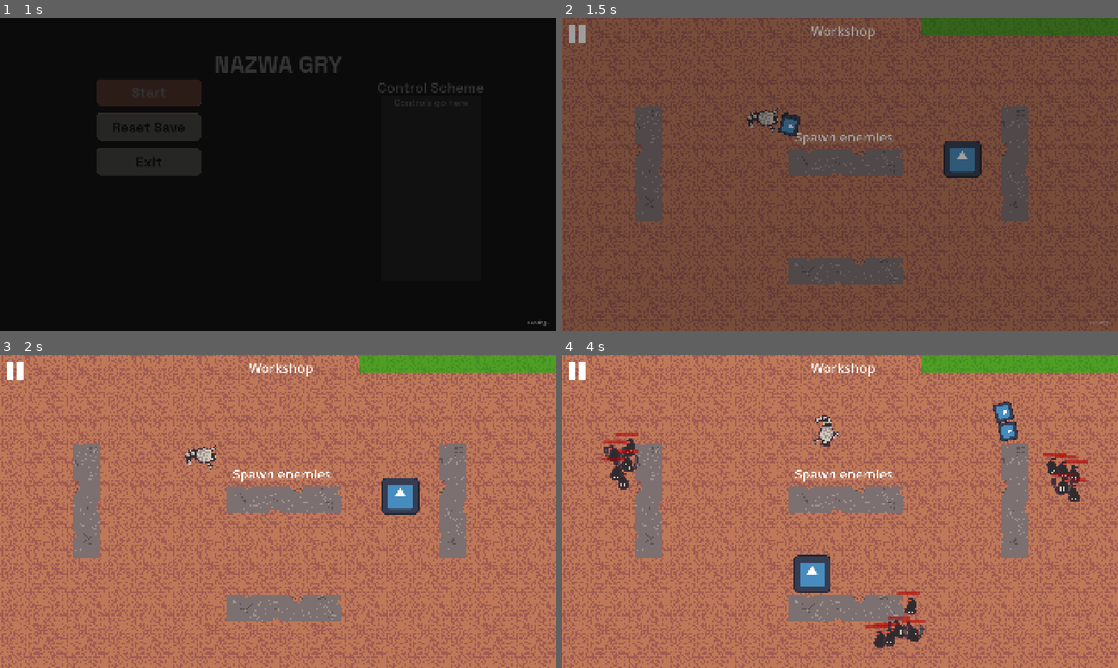
Above: before the commit, frames 1-4 (two rows, left to right).
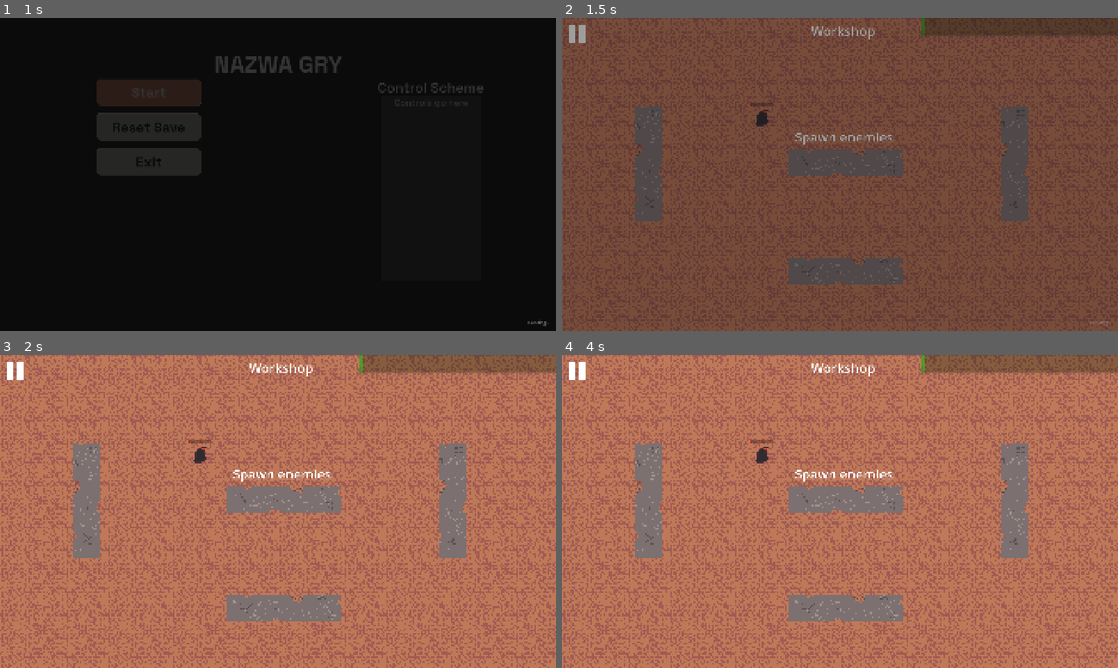
Above: after the commit, the same moments.

Repository: MagmutC3/418GC
Game: Godot game, scene res://Scenes/MainMenu/MainMenu.tscn
Two runs of this game, one before a commit and one after it. Both use one fixed random seed, a clock stepped at 60 frames per second and the inputs below. The engine's default icon, where the game draws it, is replaced by a stand-in: a white triangle on a blue panel in a dark square. Sound files missing from this copy of the repository are replaced by a short silence.
Inputs (mouse positions are in pixels of both pictures, inside the frame that each line leads up to):
- Up to frame 1 (1 s): click "Start" at 0.5 s
- Up to frame 2 (1.5 s): tap Enter (ui_accept) at 1.25 s; move the mouse to (962, 158) at 1.27 s; hold Right (ui_right) from 1.28 s (still down); click (962, 158) at 1.35 s
- Up to frame 3 (2 s): keep holding Right (ui_right); tap Enter (ui_accept) at 1.52 s
- Up to frame 4 (4 s): move the mouse to (728, 527) at 2.02 s; release Right (ui_right) at 2.03 s; hold Down (ui_down) 2.03-2.78 s; click (728, 527) at 2.1 s; tap Enter (ui_accept) at 2.27, 3.77 s; move the mouse to (895, 442) at 2.77 s; hold Right (ui_right) 2.78-3.53 s; tap 1 at 2.85 s; click (895, 442) at 3.05 s; move the mouse to (812, 574) at 3.52 s; hold Up (ui_up) from 3.53 s (still down); tap 2 at 3.6 s; click (812, 574) at 3.8 s

Frame 1 is identical in both runs. In frame 2, 3.3% of the frame differs, in the area x 33-100%, y 0-52%; in frame 3, 3.1%; in frame 4, 5.5%, in the area x 7-100%, y 0-94%.
Error after the commit: Parse Error: Could not resolve class "Enemy". (res://Objects/Enemies/enemy_rubbish_small.gd:1)

Commit message:
spike effects

Diff:
--- a/Objects/Character/Character.tscn
+++ b/Objects/Character/Character.tscn
@@ -136,7 +136,7 @@
 stream_2/stream = ExtResource("12_7nuro")
 
 [node name="Character" type="CharacterBody2D" groups=["MAIN_CHARACTER"]]
-collision_mask = 2
+collision_mask = 6
 script = ExtResource("1_3btn0")
 
 [node name="MovementBehaviour" type="Node" parent="."]
@@ -191,36 +191,37 @@
 [node name="Scope" type="Node" parent="Weapon"]
 script = ExtResource("15_sav76")
 
-[node name="GunModifierTemplate" parent="Weapon/Scope" instance=ExtResource("18_8vdmj")]
+[node name="SpikeModifier" parent="Weapon/Scope" instance=ExtResource("14_iouyi")]
 
 [node name="Barrel" type="Node" parent="Weapon"]
 script = ExtResource("16_670m3")
 
-[node name="GunModifierTemplate" parent="Weapon/Barrel" instance=ExtResource("18_8vdmj")]
+[node name="SpikeModifier" parent="Weapon/Barrel" instance=ExtResource("14_iouyi")]
 
 [node name="Attachment" type="Node" parent="Weapon"]
 script = ExtResource("17_btp4e")
 
-[node name="GunModifierTemplate" parent="Weapon/Attachment" instance=ExtResource("18_8vdmj")]
+[node name="SpikeModifier" parent="Weapon/Attachment" instance=ExtResource("14_iouyi")]
 
 [node name="Stock" type="Node" parent="Weapon"]
 script = ExtResource("14_670m3")
 
-[node name="GunModifierTemplate" parent="Weapon/Stock" instance=ExtResource("18_8vdmj")]
+[node name="SpikeModifier" parent="Weapon/Stock" instance=ExtResource("14_iouyi")]
 
 [node name="Magazine" type="Node" parent="Weapon"]
 script = ExtResource("19_o7xpd")
 
-[node name="GunModifierTemplate" parent="Weapon/Magazine" instance=ExtResource("18_8vdmj")]
+[node name="SpikeModifier" parent="Weapon/Magazine" instance=ExtResource("14_iouyi")]
 
 [node name="Trigger" type="Node" parent="Weapon"]
 script = ExtResource("20_iouyi")
 
-[node name="GunModifierTemplate" parent="Weapon/Trigger" instance=ExtResource("18_8vdmj")]
+[node name="SpikeModifier" parent="Weapon/Trigger" instance=ExtResource("14_iouyi")]
 
 [node name="BulletSpawnPoint" type="Marker2D" parent="."]
-
-[node name="ActiveEffects" type="Node" parent="."]
+position = Vector2(100, 0)
+
+[node name="ActiveEffects" type="Node2D" parent="."]
 
 [node name="Bullets" type="Node" parent="."]
 
--- /dev/null
+++ b/Objects/Effects/spike_active_knockback.gd
@@ -0,0 +1,10 @@
+extends Area2D
+
+@export var strength : int = 3
+
+func _physics_process(delta: float) -> void:
+	pass
+	#self.global_position = get_parent().get_parent().global_position
+
+func on_enter(body):
+	body.push = (body.global_position - global_position).normalized() * 1000 * strength
--- /dev/null
+++ b/Objects/Effects/spike_active_knockback.tscn
@@ -0,0 +1,33 @@
+[gd_scene load_steps=5 format=3 uid="uid://sa7oa52varue"]
+
+[ext_resource type="Script" uid="uid://d0d0pkq4sboca" path="res://Objects/Effects/spike_active_knockback.gd" id="1_diep1"]
+[ext_resource type="Texture2D" uid="uid://bghlf5yi20pxk" path="res://icon.svg" id="1_qw4yd"]
+
+[sub_resource type="SpriteFrames" id="SpriteFrames_diep1"]
+animations = [{
+"frames": [{
+"duration": 1.0,
+"texture": ExtResource("1_qw4yd")
+}],
+"loop": true,
+"name": &"default",
+"speed": 5.0
+}]
+
+[sub_resource type="CircleShape2D" id="CircleShape2D_sdud1"]
+radius = 160.0
+
+[node name="SpikeActiveKnockback" type="Area2D"]
+collision_layer = 0
+collision_mask = 4
+script = ExtResource("1_diep1")
+
+[node name="AnimatedSprite2D" type="AnimatedSprite2D" parent="."]
+z_index = -1
+scale = Vector2(2, 2)
+sprite_frames = SubResource("SpriteFrames_diep1")
+
+[node name="CollisionShape2D" type="CollisionShape2D" parent="."]
+shape = SubResource("CircleShape2D_sdud1")
+
+[connection signal="body_entered" from="." to="." method="on_enter"]
--- /dev/null
+++ b/Objects/Effects/spike_knockback.gd
@@ -0,0 +1,11 @@
+extends ShapeCast2D
+
+@export var strength : int = 10
+
+func _physics_process(delta: float) -> void:
+	force_shapecast_update()
+	for i in range(get_collision_count()):
+		get_collider(i).push = (get_collider(i).global_position - global_position).normalized() * 1000 * strength
+		print(get_collider(i).push)
+
+	queue_free()
--- /dev/null
+++ b/Objects/Effects/spike_knockback.tscn
@@ -0,0 +1,29 @@
+[gd_scene load_steps=5 format=3 uid="uid://bafpelpmbv1qc"]
+
+[ext_resource type="Script" uid="uid://c8gxmiujvt17m" path="res://Objects/Effects/spike_knockback.gd" id="1_fe4ft"]
+[ext_resource type="Texture2D" uid="uid://bghlf5yi20pxk" path="res://icon.svg" id="2_ya00e"]
+
+[sub_resource type="RectangleShape2D" id="RectangleShape2D_7ox4a"]
+size = Vector2(200, 200)
+
+[sub_resource type="SpriteFrames" id="SpriteFrames_gjtia"]
+animations = [{
+"frames": [{
+"duration": 1.0,
+"texture": ExtResource("2_ya00e")
+}],
+"loop": true,
+"name": &"default",
+"speed": 5.0
+}]
+
+[node name="SpikeKnockback" type="ShapeCast2D"]
+shape = SubResource("RectangleShape2D_7ox4a")
+target_position = Vector2(640, 0)
+collision_mask = 4
+script = ExtResource("1_fe4ft")
+
+[node name="AnimatedSprite2D" type="AnimatedSprite2D" parent="."]
+position = Vector2(256, 0)
+scale = Vector2(5, 1)
+sprite_frames = SubResource("SpriteFrames_gjtia")
--- a/Objects/Enemies/GigaRubbish.tscn
+++ b/Objects/Enemies/GigaRubbish.tscn
@@ -64,8 +64,10 @@
 
 [node name="GigaRubbish" type="CharacterBody2D" groups=["ENEMY"]]
 collision_layer = 4
-collision_mask = 7
+collision_mask = 3
 script = ExtResource("1_14e5n")
+health = 2.0
+movementSpeed = 100.0
 
 [node name="CollisionShape2D" type="CollisionShape2D" parent="."]
 position = Vector2(1.5, -4)
--- a/Objects/Enemies/SmallRubbish.tscn
+++ b/Objects/Enemies/SmallRubbish.tscn
@@ -47,8 +47,10 @@
 
 [node name="SmallRubbish" type="CharacterBody2D" groups=["ENEMY"]]
 collision_layer = 4
-collision_mask = 7
+collision_mask = 3
 script = ExtResource("1_s4hkw")
+health = 2.0
+movementSpeed = 100.0
 
 [node name="CollisionShape2D" type="CollisionShape2D" parent="."]
 position = Vector2(1, -5)
--- a/Objects/Enemies/enemy_rubbish_giga.gd
+++ b/Objects/Enemies/enemy_rubbish_giga.gd
@@ -3,7 +3,10 @@
 @onready var agent: NavigationAgent2D = $NavigationAgent2D
 @onready var sprite: AnimatedSprite2D = $Sprite2D
 var player: Node2D
+var push: Vector2 = Vector2(0,0)
+
 func _ready() -> void:
+	super()
 	sprite.play("default")
 	# Find player through group
 	var players = get_tree().get_nodes_in_group("PLAYER")
@@ -30,8 +33,14 @@
 	var direction: Vector2 = (next_point - global_position).normalized()
 
 	# Movement
-	velocity = direction * movementSpeed
+	if push:
+		velocity = push
+		push = Vector2(0,0)
+	else:
+		velocity += direction * movementSpeed
 	move_and_slide()
+
+	velocity *= 0.7
 
 	# Rotate toward movement direction
 	if velocity.length() > 1:
--- a/Objects/Enemies/enemy_rubbish_small.gd
+++ b/Objects/Enemies/enemy_rubbish_small.gd
@@ -3,7 +3,10 @@
 @onready var agent: NavigationAgent2D = $NavigationAgent2D
 @onready var sprite: AnimatedSprite2D = $Sprite2D
 var player: Node2D
+var push: Vector2 = Vector2(0,0)
+
 func _ready() -> void:
+	super()
 	sprite.play("default")
 	# Find player through group
 	var players = get_tree().get_nodes_in_group("PLAYER")
@@ -30,8 +33,14 @@
 	var direction: Vector2 = (next_point - global_position).normalized()
 
 	# Movement
-	velocity = direction * movementSpeed
+	if push:
+		velocity = push
+		push = Vector2(0,0)
+	else:
+		velocity += direction * movementSpeed
 	move_and_slide()
+
+	velocity *= 0.7
 
 	# Rotate toward movement direction
 	if velocity.length() > 1:
--- a/Objects/GunModifiers/gun_modifier_template.gd
+++ b/Objects/GunModifiers/gun_modifier_template.gd
@@ -17,7 +17,7 @@
 #bullet effect
 	#add child to Bullet's instance
 
-func on_hit_example(hit):
+func on_hit_example(hit, _instance : Bullet):
 	print(hit)
 
 func scope_effect(_instance : Bullet):
--- /dev/null
+++ b/Objects/GunModifiers/spike_gun_modifier.gd
@@ -0,0 +1,62 @@
+extends GunModifier
+
+@onready var activeEffects = $"../../../ActiveEffects"
+
+#This is a modifier template script
+#if the effect is active/constant (ex. aura, cursor effect)
+
+#on shoot effect
+	#add functionality directly in the effect function
+
+#on hit effect
+	#add a callable to Bullet's instance onHits array
+
+#constant effect
+	#add child to activeEffects if it's not already there
+
+#bullet effect
+	#add child to Bullet's instance
+
+@export var scopeEffect : PackedScene
+func scope_effect(_instance : Bullet):
+	var e = scopeEffect.instantiate()
+	#dd_child(e)
+	e.global_transform = _instance.global_transform
+	pass
+
+
+func barrel_effect(_instance : Bullet):
+	#_instance.speed = 1
+	#_instance.apply_scale(Vector2(3,3))
+	pass
+
+@export var attachmentEffect : PackedScene
+var attachmentEffectAdded : bool = false
+func attachment_effect(_instance : Bullet):
+	if not attachmentEffectAdded:
+		var e = attachmentEffect.instantiate()
+		activeEffects.add_child(e)
+		e.position = Vector2(0,0)
+		attachmentEffectAdded = true
+
+func stock_effect(_instance : Bullet):
+	var e = scopeEffect.instantiate()
+	#add_child(e)
+	e.global_transform = _instance.global_transform
+	e.rotation += PI
+	pass
+
+func magazineEffect(hit, _instance : Bullet):
+	if hit.health <= 0:
+		var e = _instance.duplicate()
+		_instance.add_sibling(e)
+
+func magazine_effect(_instance : Bullet):
+	_instance.onHits.append(magazineEffect)
+	pass
+
+func triggerEffect(hit, _instance : Bullet):
+	hit.apply_dot(2)
+
+func trigger_effect(_instance : Bullet):
+	_instance.onHits.append(triggerEffect)
--- /dev/null
+++ b/Objects/GunModifiers/spike_gun_modifier.tscn
@@ -0,0 +1,10 @@
+[gd_scene load_steps=4 format=3 uid="uid://df1opmyp7qa8u"]
+
+[ext_resource type="Script" uid="uid://bmtaan8yb87ho" path="res://Objects/GunModifiers/spike_gun_modifier.gd" id="1_2xvpk"]
+[ext_resource type="PackedScene" uid="uid://bafpelpmbv1qc" path="res://Objects/Effects/spike_knockback.tscn" id="2_2bip6"]
+[ext_resource type="PackedScene" uid="uid://sa7oa52varue" path="res://Objects/Effects/spike_active_knockback.tscn" id="3_btcfk"]
+
+[node name="SpikeModifier" type="Node"]
+script = ExtResource("1_2xvpk")
+scopeEffect = ExtResource("2_2bip6")
+attachmentEffect = ExtResource("3_btcfk")
--- a/Objects/bullet.tscn
+++ b/Objects/bullet.tscn
@@ -1,6 +1,6 @@
 [gd_scene load_steps=4 format=3 uid="uid://pqsjo278hyie"]
 
-[ext_resource type="Script" uid="uid://dx3p02dirrdci" path="res://scripts/Workshop/bullet.gd" id="1_ktj6t"]
+[ext_resource type="Script" uid="uid://dx3p02dirrdci" path="res://Scripts/Workshop/bullet.gd" id="1_ktj6t"]
 [ext_resource type="Texture2D" uid="uid://bghlf5yi20pxk" path="res://icon.svg" id="2_m484p"]
 
 [sub_resource type="RectangleShape2D" id="RectangleShape2D_m484p"]
--- a/scripts/enemy.gd
+++ b/Objects/enemy.gd
@@ -10,12 +10,34 @@
 
 @onready var rng = RandomNumberGenerator.new()
 
+var dotDuration : Timer
+var dotTimer : Timer
+
 func _ready() -> void:
 	rng.randomize()
+	dotDuration = Timer.new()
+	dotTimer = Timer.new()
+	add_child(dotDuration)
+	add_child(dotTimer)
+	dotDuration.one_shot = true
+	dotTimer.one_shot = true
+	dotTimer.timeout.connect(dot)
+
+func dot():
+	take_damage(health*0.05)
+
+	if dotDuration.wait_time > 0:
+		dotTimer.start(1)
 
 func take_damage(damage : float) -> void:
 	current_health -= damage
 	die()
+
+func apply_dot(time : int):
+	dotDuration.start(time)
+	dotTimer.start(1)
+	pass
+
 
 func die() -> void:
 	if current_health <= 0:
--- a/Scenes/GameField/GameField.tscn
+++ b/Scenes/GameField/GameField.tscn
@@ -43,8 +43,8 @@
 stretch_mode = 1
 
 [node name="Boundaries" type="StaticBody2D" parent="."]
-collision_layer = 255
-collision_mask = 255
+collision_layer = 2
+collision_mask = 0
 
 [node name="CollisionShape2D" type="CollisionShape2D" parent="Boundaries"]
 position = Vector2(-72.5, 1066.5)
--- a/scripts/Workshop/bullet.gd
+++ b/scripts/Workshop/bullet.gd
@@ -13,6 +13,6 @@
 	if hit.is_in_group("ENEMY"):
 		hit.take_damage(damage)
 
-	for effect in onHits:
-		effect.call(hit)
+		for effect in onHits:
+			effect.call(hit, self)
 	queue_free()
Not shown, added: Objects/Effects/spike_active_knockback.gd.uid
Not shown, added: Objects/Effects/spike_knockback.gd.uid
Not shown, added: Objects/GunModifiers/spike_gun_modifier.gd.uid
Renamed: scripts/enemy.gd.uid -> Objects/enemy.gd.uid
